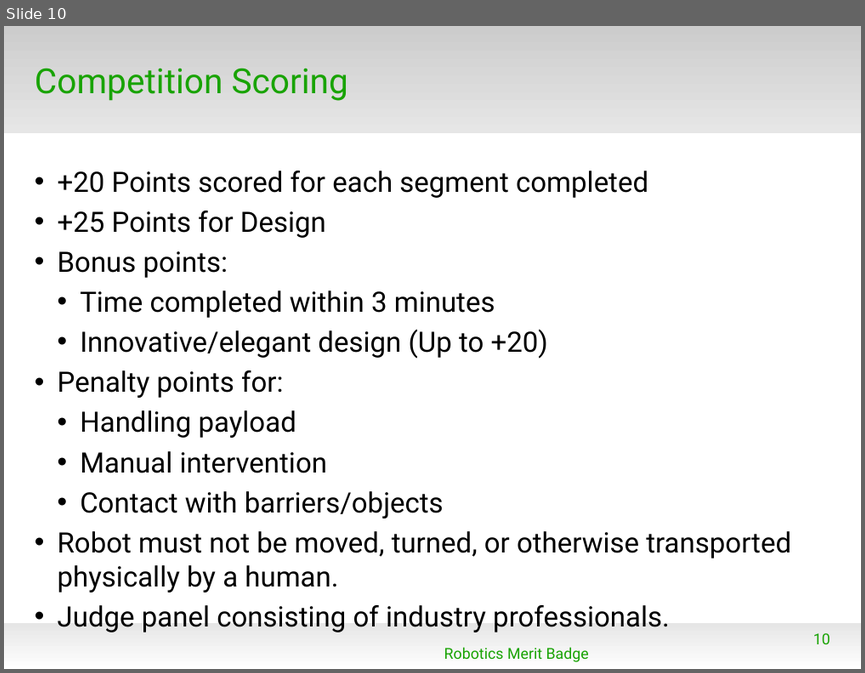
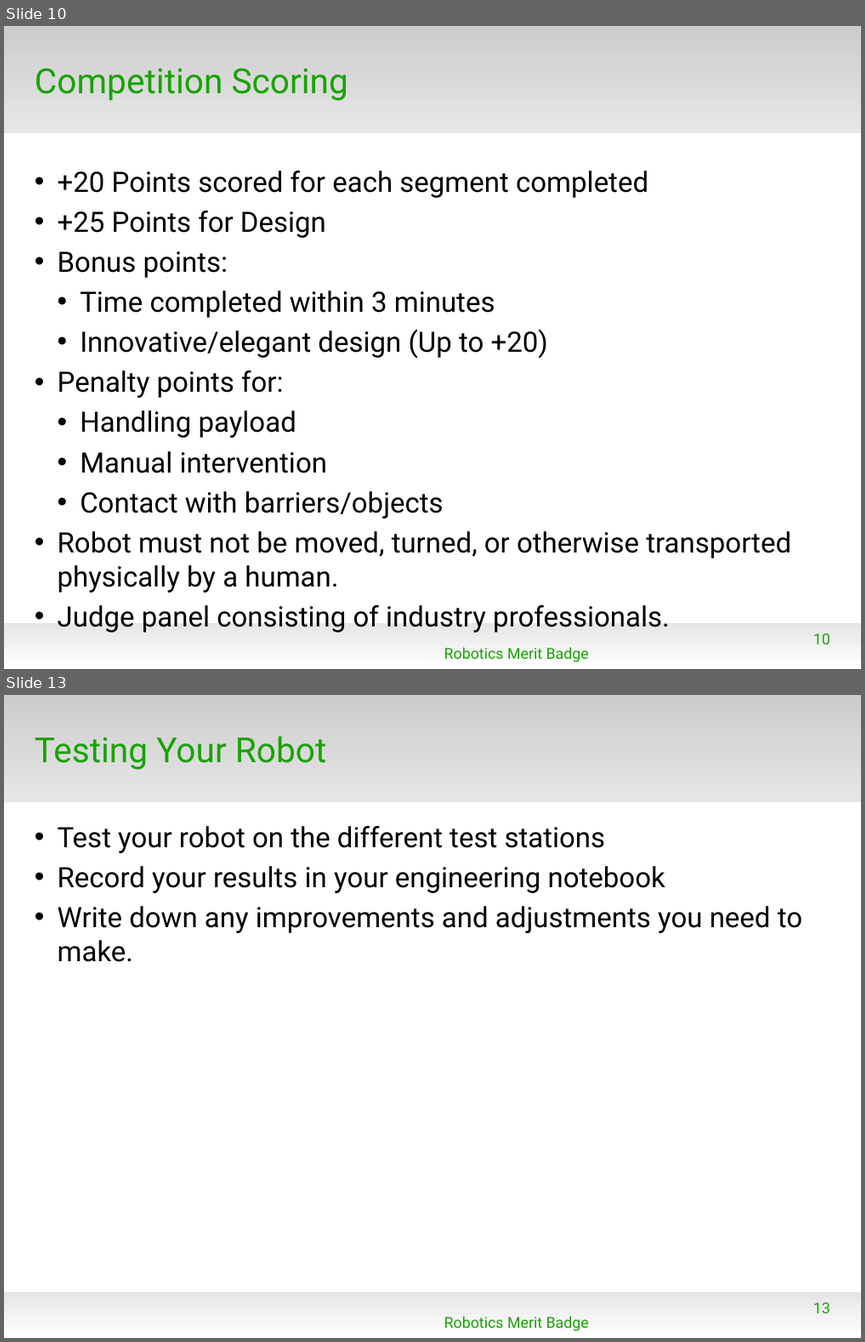
Before and after one commit to spiderman-2099/RoboticsMB, a slide deck: doc/RMB_Session4.odp. Shown one above the other, each under a label of ours: slide 10 before the commit, slides 10 and 13 after it; the slides between them are not shown. The pictures are 865x673 and 865x1342 pixels, drawn with LibreOffice and Linux fonts; fonts in the diff are those of the drawing; background and template pictures are left out. Boxes give left, top, right and bottom in pixels: in the first picture for what was removed or moved away, otherwise in the second. Text is boxed around its words. In the diff, an @@ line names an element or a change of style, - is before the commit and + after.

```diff
--- a/doc/RMB_Session4.odp
+++ b/doc/RMB_Session4.odp
@@ slide 13 added at (4, 695, 861, 1338), background #FFFFFF; not listed: 2 template elements that a slide beside it also shows @@
@@ title added at (35, 736, 326, 770), 32 pt, text #18A303 @@
+Testing Your Robot
@@ text added at (58, 826, 802, 962), 26 pt, text #000000 @@
+• Test your robot on the different test stations
+• Record your results in your engineering notebook
+• Write down any improvements and adjustments you need to make.
@@ page number added at (813, 1302, 830, 1313), 14 pt, text #18A303 @@
+13
@@ text added at (444, 1315, 589, 1331), 14 pt, text #18A303 @@
+Robotics Merit Badge
```
Also in this commit, not shown: 7 slides changed, 1 other file.
